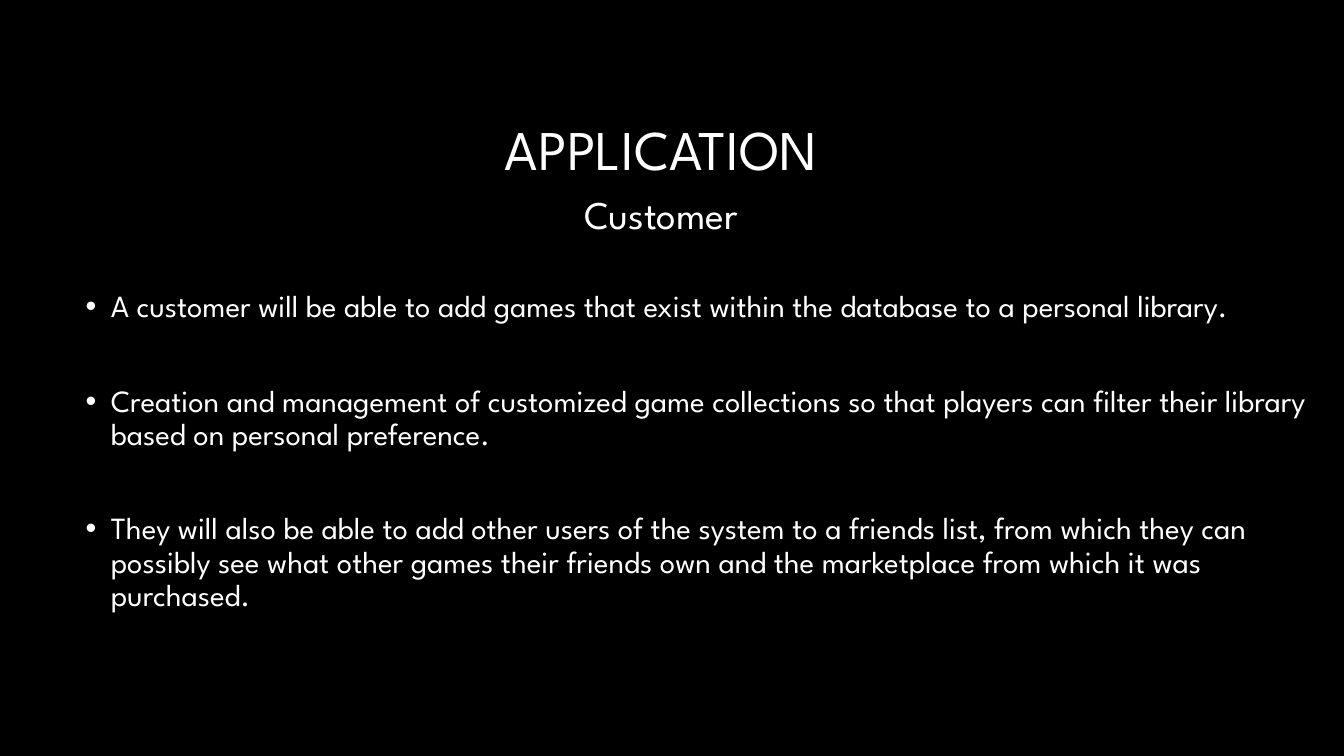
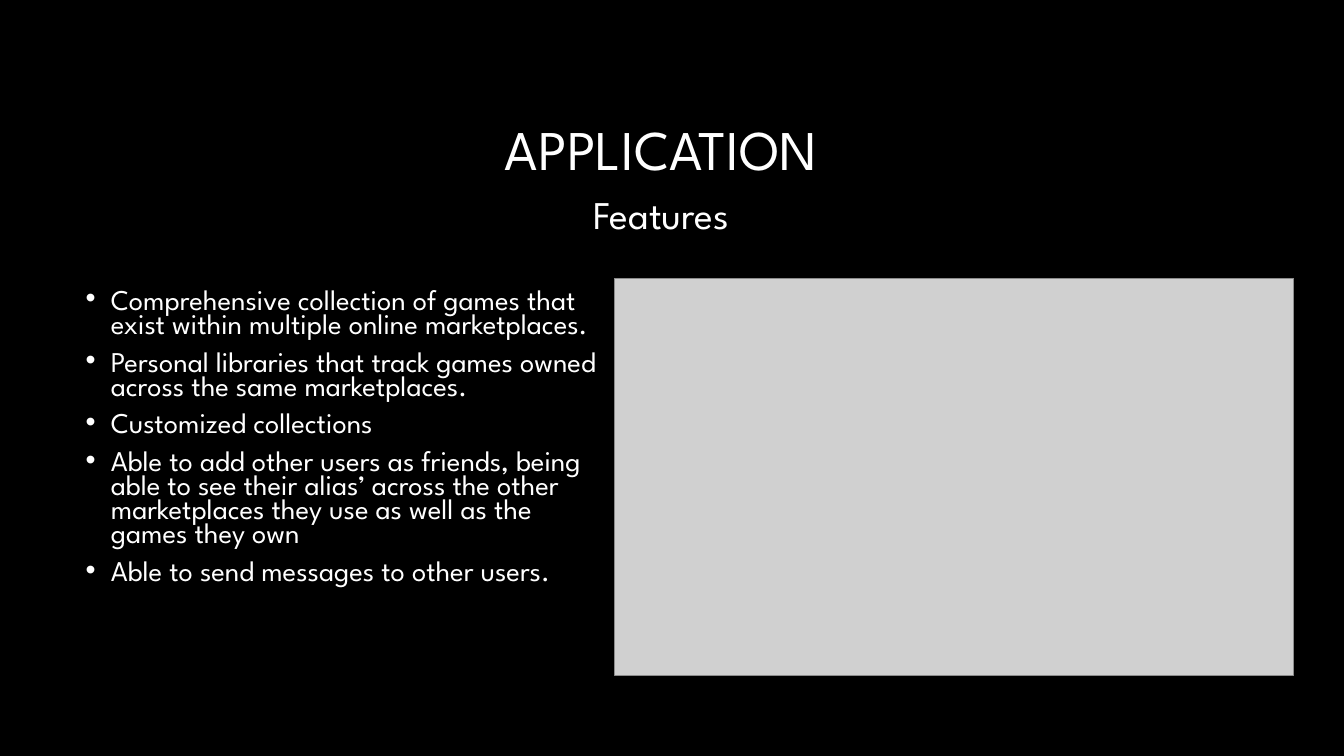
Before and after one commit to rogerlorelli663/Comp420, a slide deck: slide 4 of Steam - lite.pptx. Drawn at 1344x756 pixels with LibreOffice and Linux fonts; fonts in the diff are those of the drawing; grey boxes stand for pictures; background and template pictures are left out. Boxes give left, top, right and bottom in pixels: in the first picture for what was removed or moved away, otherwise in the second. Text is boxed around its words. In the diff, an @@ line names an element or a change of style, - is before the commit and + after.

Commit message:
added more to power point

```diff
--- a/Steam - lite.pptx
+++ b/Steam - lite.pptx
@@ text at (593,203,729,230): text changed @@
-Customer
+Features
@@ text at (111,290,596,588): text changed; size 22 to 20.4 pt @@
-• A customer will be able to add games that exist within the database to a personal library.
-• Creation and management of customized game collections so that players can filter their library based on personal preference.
-• They will also be able to add other users of the system to a friends list, from which they can possibly see what other games their friends own and the marketplace from which it was purchased.
+• Comprehensive collection of games that exist within multiple online marketplaces.
+• Personal libraries that track games owned across the same marketplaces.
+• Customized collections
+• Able to add other users as friends, being able to see their alias’ across the other marketplaces they use as well as the games they own
+• Able to send messages to other users.
@@ picture added at (615,278,1295,676) @@
```
